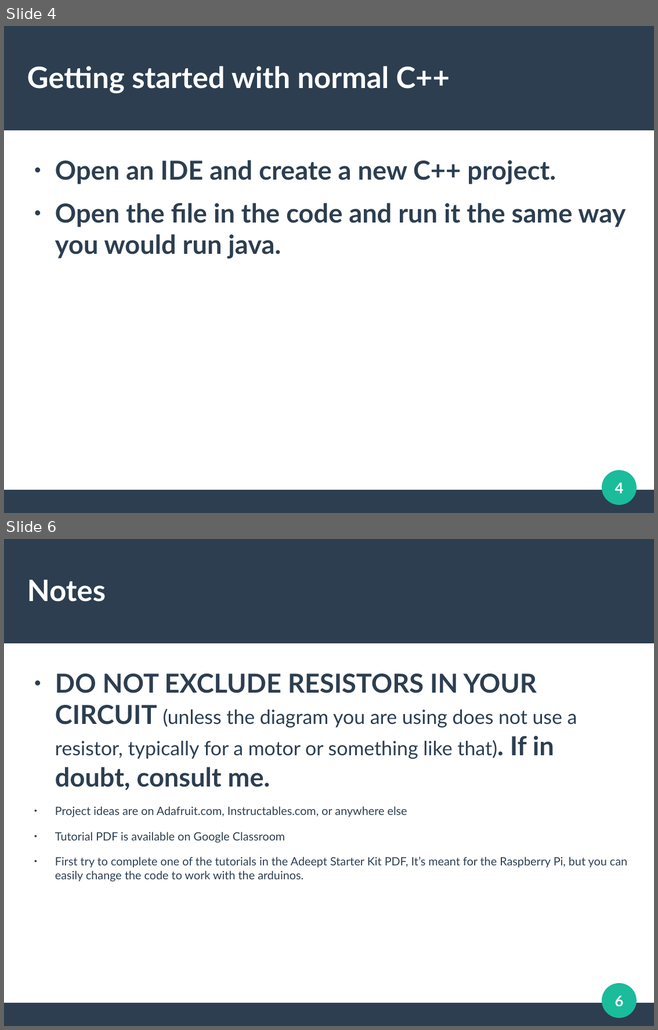
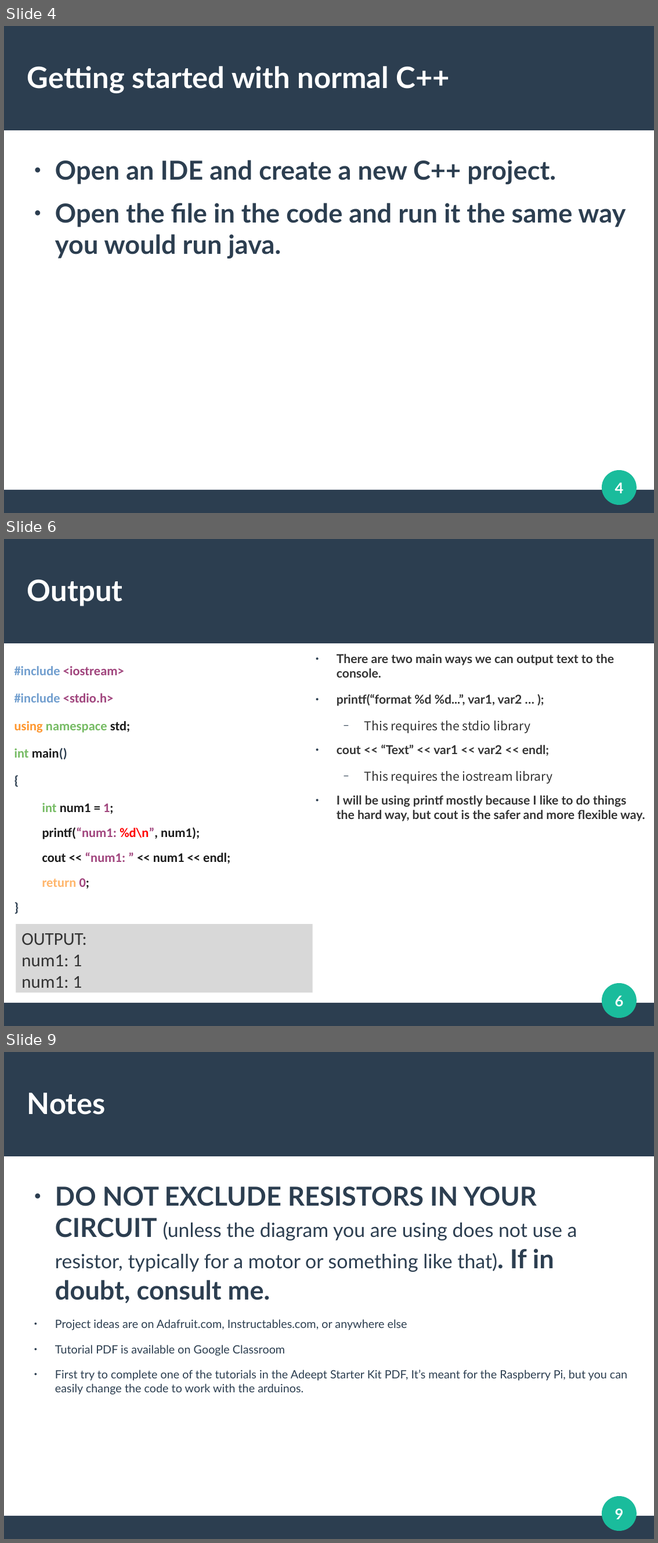
Before and after one commit to DuongTyler/CppCrashCourse, a slide deck: CPP.odp. Shown one above the other, each under a label of ours: slides 4 and 6 before the commit, slides 4, 6 and 9 after it; the slides between them are not shown. The pictures are 658x1030 and 658x1543 pixels, drawn with LibreOffice and Linux fonts; fonts in the diff are those of the drawing. Boxes give left, top, right and bottom in pixels: in the first picture for what was removed or moved away, otherwise in the second. Text is boxed around its words. In the diff, an @@ line names an element or a change of style, - is before the commit and + after.

```diff
--- a/CPP.odp
+++ b/CPP.odp
@@ slide 6 added at (4,539,654,1026), background #FFFFFF; not listed: 3 template elements that a slide beside it also shows @@
@@ title added at (27,580,123,606), 36 pt, text #FFFFFF, bold @@
+Output
@@ text added at (336,654,645,821), 15 pt, text #333333, bold @@
+● There are two main ways we can output text to the console.
+● printf(“format %d %d...”, var1, var2 … );
+  − This requires the stdio library
+● cout << “Text” << var1 << var2 << endl;
+  − This requires the iostream library
+● I will be using printf mostly because I like to do things the hard way, but cout is the safer and more flexible way.
@@ text added at (14,666,230,889), 16 pt, text #1C1C1C, bold @@
+#include <iostream>
+#include <stdio.h>
+using namespace std;
+int main()
+{
+  int num1 = 1;
+  printf(“num1: %d\n”, num1);
+  cout << “num1: ” << num1 << endl;
+  return 0;
+}
@@ rectangle added at (16,925,313,993), fill #B2B2B2 at 50% opacity, 22 pt, text #333333 @@
+OUTPUT:
+num1: 1
+num1: 1
@@ page number added at (615,995,623,1006), 18 pt, text #FFFFFF, bold @@
+6
@@ what was slide 6 is now slide 9 @@
@@ page number at (615,1508,623,1519): text changed @@
-6
+9
```
Also in this commit, not shown: 1 slide changed, 2 other slides added, 1 other file.
